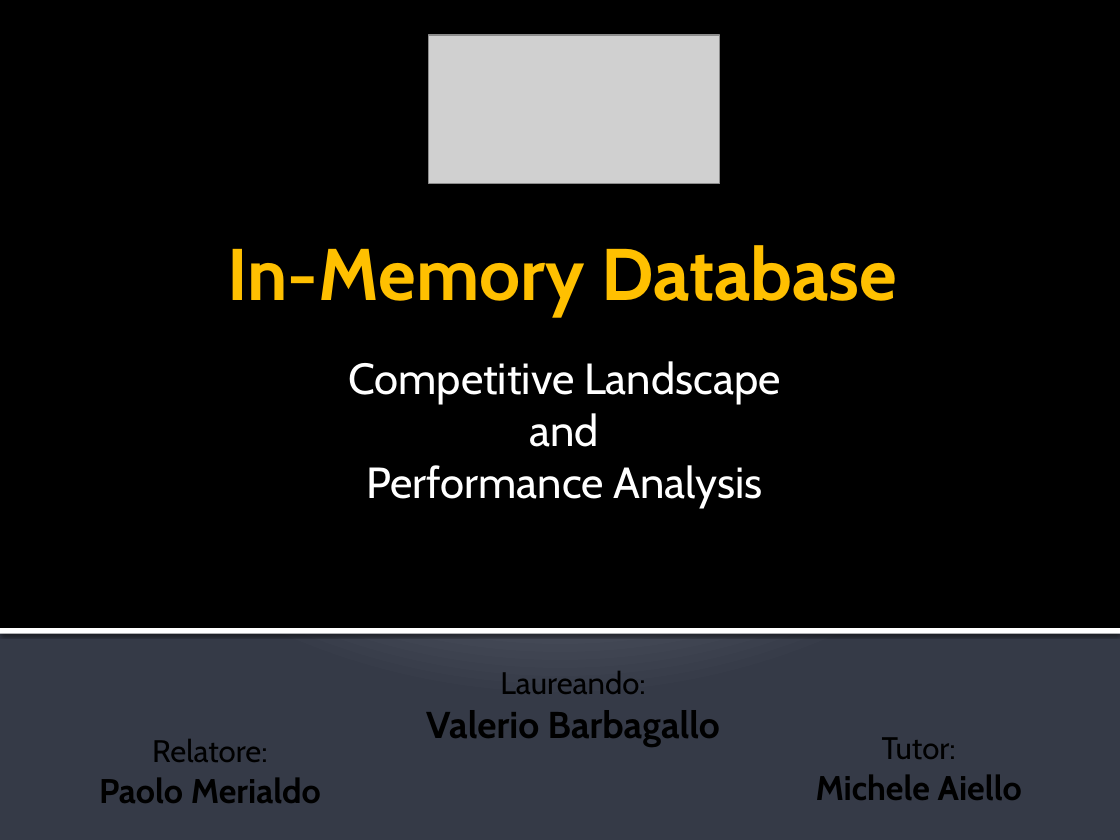
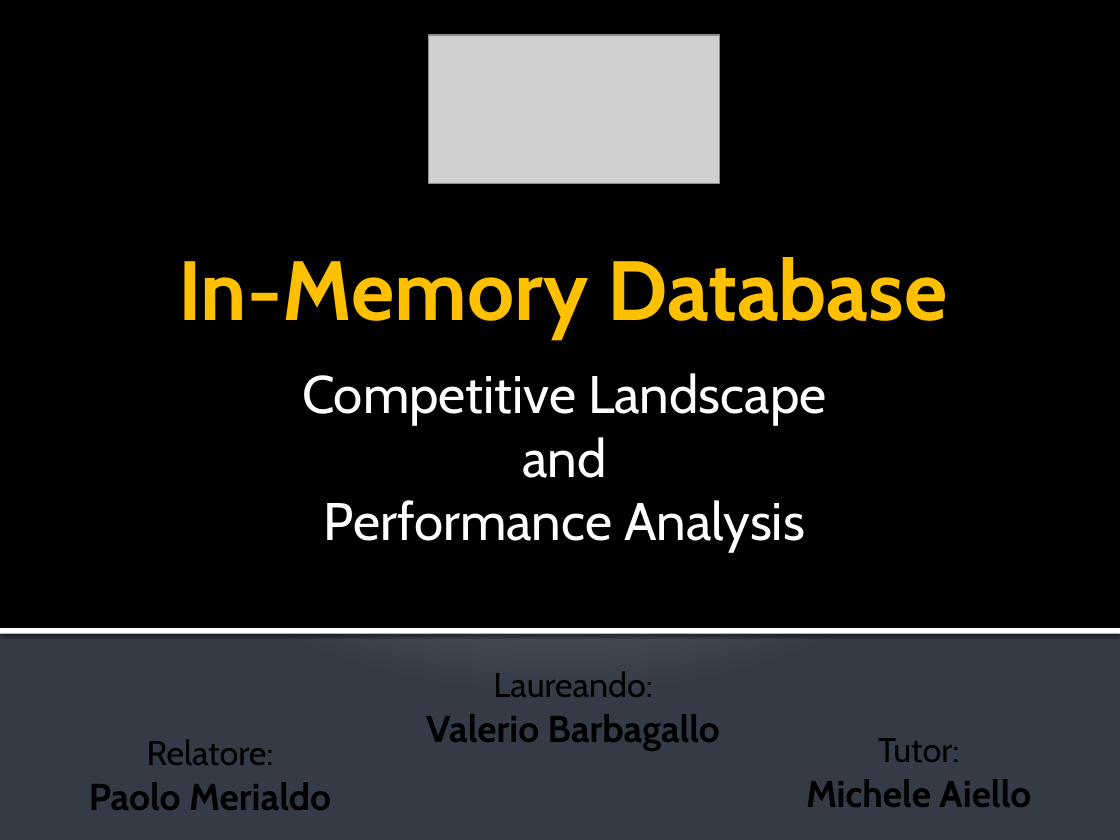
Before and after one commit to rickilama54/portable-db-bench, a slide deck: slide 1 of tesi/presentazione/Barbagallo-IMDB.pptx. Drawn at 1120x840 pixels with LibreOffice and Linux fonts; fonts in the diff are those of the drawing; grey boxes stand for pictures. Boxes give left, top, right and bottom in pixels: in the first picture for what was removed or moved away, otherwise in the second. Text is boxed around its words. In the diff, an @@ line names an element or a change of style, - is before the commit and + after.

```diff
--- a/tesi/presentazione/Barbagallo-IMDB.pptx
+++ b/tesi/presentazione/Barbagallo-IMDB.pptx
@@ background gradient #C1C5D3 to #BFC4D2 to #353B47 to gradient #FFFFFF to #C1C5D3 to #BFC4D2 to #353B47 @@
@@ title "In-Memory Database": place and size @@
-title "In-Memory Database" at bbox=[228, 245, 897, 317]
+title "In-Memory Database" at bbox=[178, 257, 947, 338]
@@ title "In-Memory Database" at bbox=[178, 257, 947, 338]: size 47 to 54 pt @@
@@ subtitle "Competitive Landscape": place and size @@
-subtitle "Competitive Landscape" at bbox=[349, 361, 780, 509]
+subtitle "Competitive Landscape" at bbox=[302, 373, 826, 552]
@@ subtitle "Competitive Landscape" at bbox=[302, 373, 826, 552]: size 28 to 34 pt @@
@@ text at bbox=[493, 671, 653, 697]: size 20 to 22 pt in "Laureando:" @@
@@ text "Relatore:" at bbox=[89, 739, 331, 810]: size 20 to 22 pt in "Relatore:"; size 22 to 24 pt in "Paolo Merialdo" @@
@@ text "Tutor:" at bbox=[806, 738, 1031, 807]: size 20 to 22 pt in "Tutor:"; size 22 to 24 pt in "Michele Aiello" @@
```
Also in this commit, not shown: 8 other slides changed, 4 slides added, 1 slide removed.
